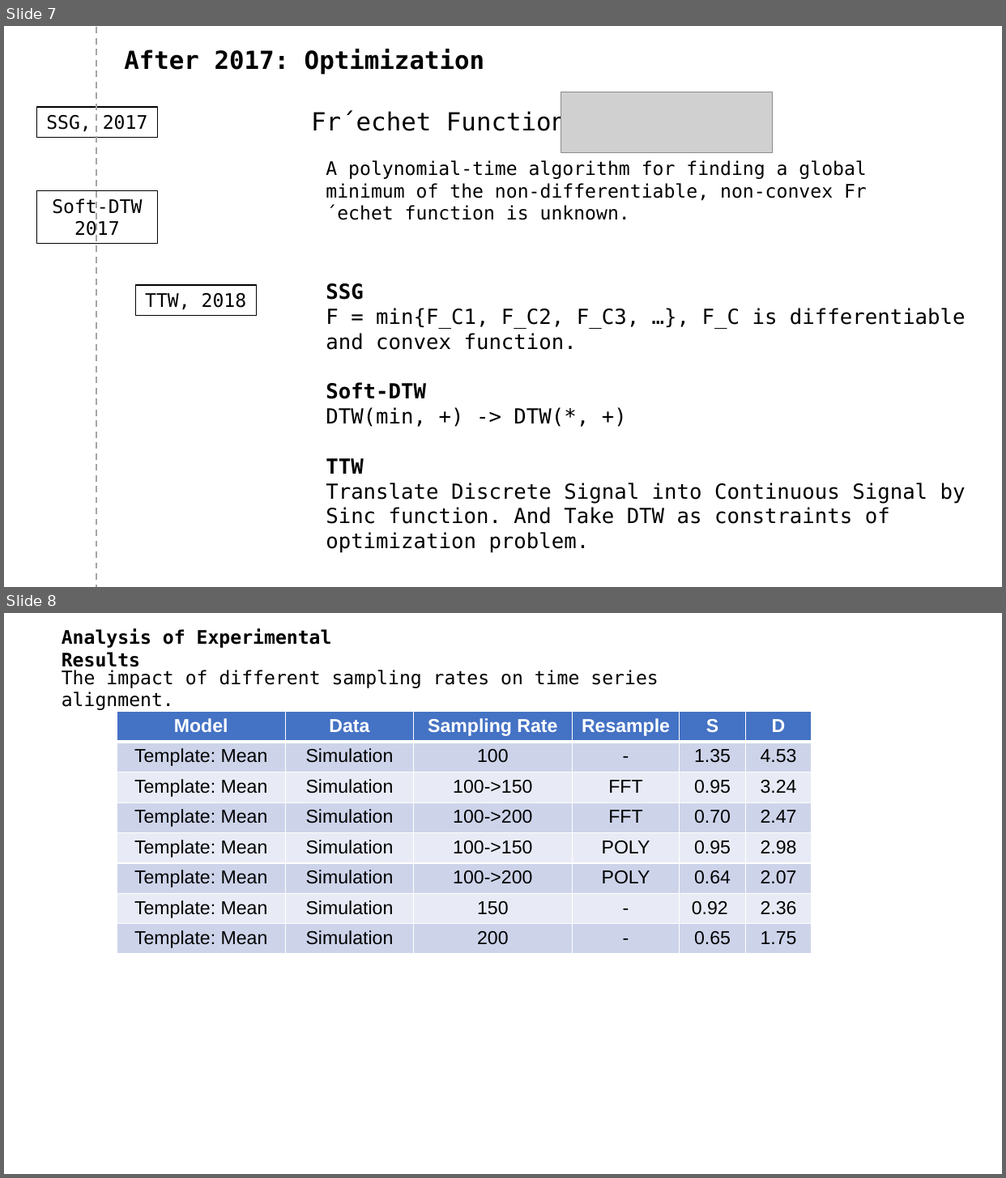
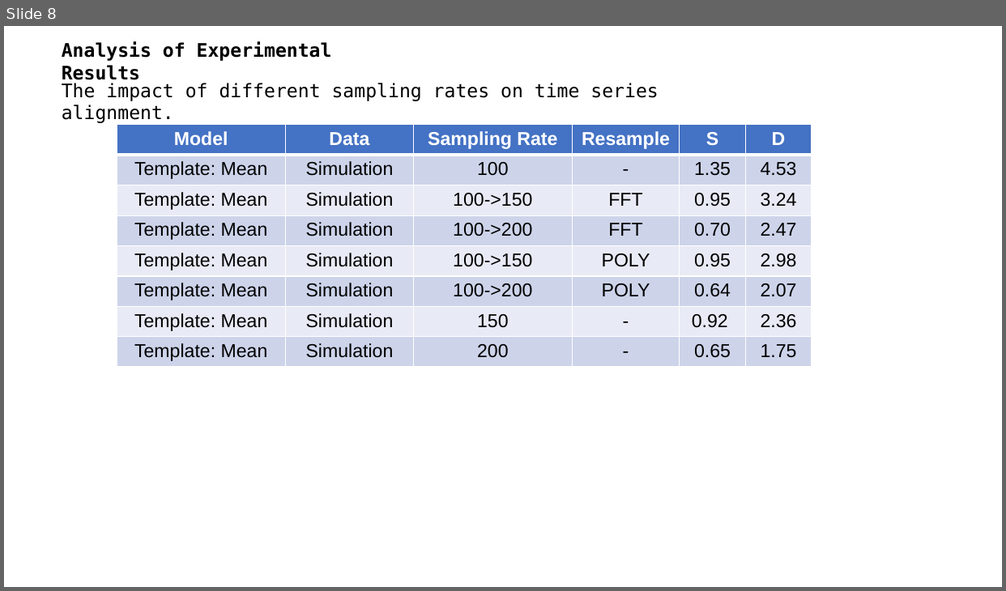
Before and after one commit to A-Big-Tortoise/Presentation, a slide deck: Presentation_1212_JiayuChen.pptx. Shown one above the other, each under a label of ours: slides 7 and 8 before the commit, slide 8 after it. The pictures are 1006x1178 and 1006x591 pixels, drawn with LibreOffice and Linux fonts; fonts in the diff are those of the drawing; grey boxes stand for pictures. Boxes give left, top, right and bottom in pixels: in the first picture for what was removed or moved away, otherwise in the second. Text is boxed around its words. In the diff, an @@ line names an element or a change of style, - is before the commit and + after.

```diff
--- a/Presentation_1212_JiayuChen.pptx
+++ b/Presentation_1212_JiayuChen.pptx
@@ slide 7 removed at box(4, 26, 1002, 587), background #FFFFFF @@
@@ line removed from (97, 28) to (97, 587) @@
@@ text removed at box(124, 49, 484, 75) @@
-After 2017: Optimization
@@ picture removed at box(561, 92, 773, 153) @@
@@ rectangle removed at box(37, 107, 157, 137) @@
-SSG, 2017
@@ text removed at box(311, 110, 566, 136) @@
-Fr´echet Function
@@ text removed at box(326, 160, 867, 220) @@
-A polynomial-time algorithm for finding a global minimum of the non-differentiable, non-convex Fr´echet function is unknown.
@@ rectangle removed at box(37, 190, 157, 244) @@
-Soft-DTW 2017
@@ rectangle removed at box(136, 285, 256, 315) @@
-TTW, 2018
@@ text removed at box(326, 284, 965, 553) @@
-SSG
-F = min{F_C1, F_C2, F_C3, …}, F_C is differentiable and convex function.
-Soft-DTW
-DTW(min, +) -> DTW(*, +)
-TTW
-Translate Discrete Signal into Continuous Signal by Sinc function. And Take DTW as constraints of optimization problem.
```
Also in this commit, not shown: 1 slide changed, 7 slides added, 12 other slides removed.
